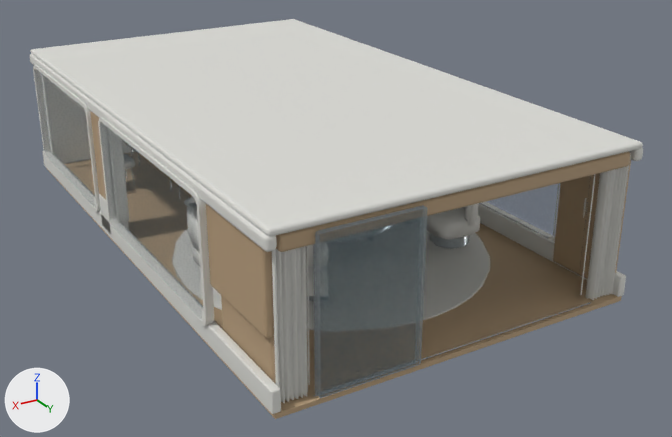
Two versions of the glTF model apps/luz-de-mar-realism/public/assets/saloon/context.glb, one commit apart.
One viewpoint serves both versions: a 50 mm lens placed at (6.32, 16.73, 7.77), pointed at (-0.5, 5.37, 2.09). The lights are fixed; the arrows at lower left show +X, +Y and +Z. The picture after the commit comes second. Vertices at exactly the same position are counted once.

Names of what the first picture shows: 'saloon | architecture', 'saloon | furniture', 'saloon | none'.
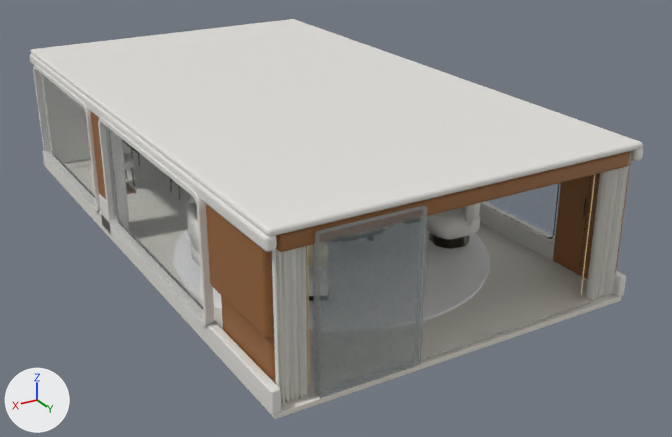
Diff of the bpy script that builds the scene:
```diff
--- a/apps/luz-de-mar-realism/public/assets/saloon/context.glb.py
+++ b/apps/luz-de-mar-realism/public/assets/saloon/context.glb.py
@@ mat_lit_distant_metal @@
+mat_lit_distant_metal = bpy.data.materials.new('Lit distant metal')
+mat_lit_distant_metal.use_nodes = True; mat_lit_distant_metal.node_tree.nodes.clear()
+_N = mat_lit_distant_metal.node_tree.nodes; _L = mat_lit_distant_metal.node_tree.links
+n0 = _N.new('ShaderNodeBsdfPrincipled'); n0.name = 'Principled BSDF'
+n0.inputs[1].default_value = 1.0  # 'Metallic'
+n0.inputs[2].default_value = 0.22  # 'Roughness'
+n1 = _N.new('ShaderNodeOutputMaterial'); n1.name = 'Material Output'
+n2 = _N.new('ShaderNodeVertexColor'); n2.name = 'Color Attribute'
+_L.new(n0.outputs[0], n1.inputs[0])  # 'BSDF' to 'Surface'
+_L.new(n2.outputs[0], n0.inputs[0])  # 'Color' to 'Base Color'
@@ mat_lit_distant_glass @@
+mat_lit_distant_glass = bpy.data.materials.new('Lit distant glass')
+# nodes: BsdfPrincipled, Math, OutputMaterial, VertexColor
@@ mat_lit_distant_paint @@
+mat_lit_distant_paint = bpy.data.materials.new('Lit distant paint')
+mat_lit_distant_paint.use_nodes = True; mat_lit_distant_paint.node_tree.nodes.clear()
+_N = mat_lit_distant_paint.node_tree.nodes; _L = mat_lit_distant_paint.node_tree.links
+n0 = _N.new('ShaderNodeBsdfPrincipled'); n0.name = 'Principled BSDF'
+n1 = _N.new('ShaderNodeOutputMaterial'); n1.name = 'Material Output'
+n2 = _N.new('ShaderNodeVertexColor'); n2.name = 'Color Attribute'
+_L.new(n0.outputs[0], n1.inputs[0])  # 'BSDF' to 'Surface'
+_L.new(n2.outputs[0], n0.inputs[0])  # 'Color' to 'Base Color'
@@ me_cube_079 @@
 # used by ob_saloon___architecture; location = (0.0, 0.0, 0.0)
-me_cube_079.from_pydata(...)  # 17360 vertices, 31629 faces; spans x -2.67..2.67, y -0.07..9.27, z 1.87..4.09
+me_cube_079.from_pydata(...)  # 17381 vertices, 31671 faces; spans x -2.67..2.67, y -0.07..9.27, z 1.87..4.09
+# me_cube_079 part 1: 59 vertices moved from x -2.01..2.61, y 1.91..7.83, z 2.1..4.01 to x -1.99..2.61, y 1.91..7.91, z 2.1..4.01; 681 vertices removed from x -2.54..2.05, y 0.76..7.89, z 2.02..4.01; 704 vertices added at x -2.45..2.04, y 0.75..7.9, z 2.0..4.01
+# me_cube_079 part 2: 4335 faces spanning x -2.62..2.62, y -0.05..9.26, z 1.87..3.99 switch from mat_distant_wood (beige #baa07e) to mat_lit_distant_paint
+# me_cube_079 part 3: 21565 faces spanning x -2.67..2.67, y -0.07..9.27, z 1.93..4.09 switch from mat_distant_paint (light grey #deded8) to mat_lit_distant_paint
+# other edits to the shape of me_cube_079 do not show in these pictures
@@ me_a09_smoked_glass_004 @@
 me_a09_smoked_glass_004.from_pydata(...)  # 308 vertices, 294 faces; spans x -2.68..2.68, y 0.59..9.32, z 1.99..3.93
-me_a09_smoked_glass_004.materials.append(mat_distant_glass)  # cyan #617c86
+me_a09_smoked_glass_004.materials.append(mat_lit_distant_glass)
@@ me_a09_fine_lower_sill_track @@
 me_a09_fine_lower_sill_track.from_pydata(...)  # 4190 vertices, 6904 faces; spans x -2.54..2.54, y 0.67..9.3, z 1.95..3.97
 # used by ob_saloon___furniture; location = (0.0, 0.0, 0.0)
-me_a09_fine_lower_sill_track.materials.append(mat_distant_metal)  # light grey #bcc4c8
+# me_a09_fine_lower_sill_track part 4: vertex colours changed
+me_a09_fine_lower_sill_track.materials.append(mat_lit_distant_metal)
```

Changed parts and their boxes (x1, y1, x2, y2) in the pictures (672 x 437 px; the box of a moved part takes in the faces that stretch with it):
'saloon | none', recoloured
    both: (34, 70, 560, 397)
'saloon | furniture', recoloured
    both: (94, 139, 591, 398)
part 1 of me_cube_079, moved or reshaped (mostly hidden)
    before: (192, 196, 479, 296)
    after: (124, 154, 480, 284)
part 2 of me_cube_079, recoloured
    both: (47, 111, 631, 419)
part 3 of me_cube_079, recoloured
    both: (33, 69, 633, 414)
